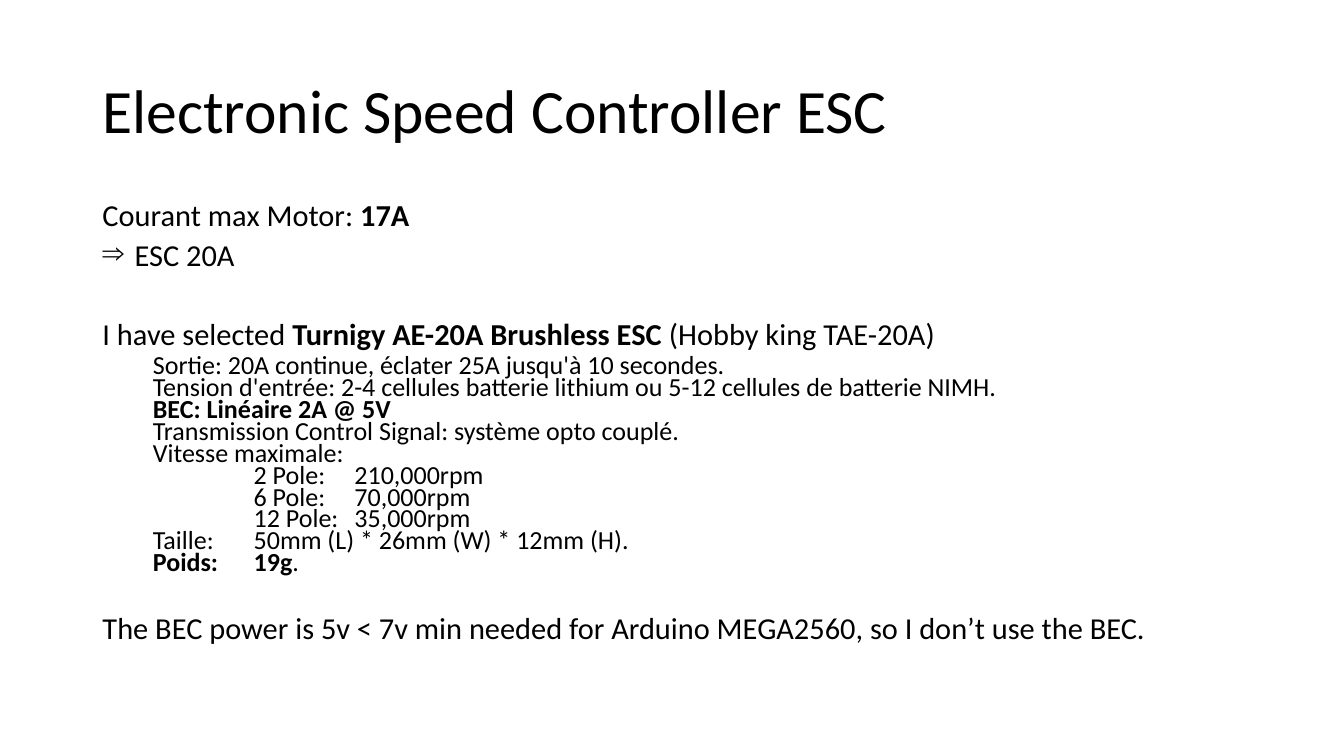
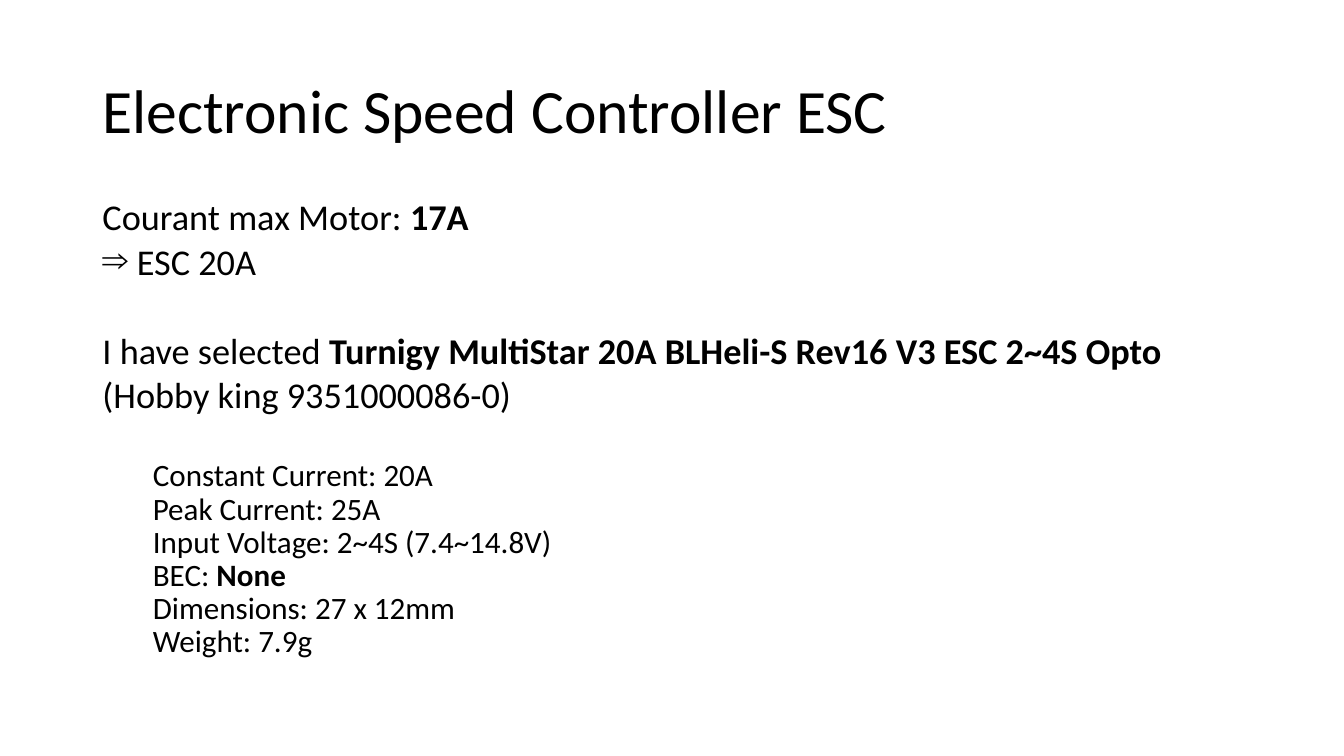
Before and after one commit to RobotEdh/RobotMicroControl, a slide deck: slide 15 of libraries/Diagramm Drone.pptx. Drawn at 1344x756 pixels with LibreOffice and Linux fonts; fonts in the diff are those of the drawing. Boxes give left, top, right and bottom in pixels: in the first picture for what was removed or moved away, otherwise in the second. Text is boxed around its words. In the diff, an @@ line names an element or a change of style, - is before the commit and + after.

```diff
--- a/libraries/Diagramm Drone.pptx
+++ b/libraries/Diagramm Drone.pptx
@@ text at [102,206,469,276]: size 21.7 to 25.9 pt in "Courant max Motor: 17A", "ESC 20A" @@
@@ text at [102,338,1162,658]: text changed; size 18.6 to 22.2 pt @@
-I have selected Turnigy AE-20A Brushless ESC (Hobby king TAE-20A)
-  Sortie: 20A continue, éclater 25A jusqu'à 10 secondes.
-  Tension d'entrée: 2-4 cellules batterie lithium ou 5-12 cellules de batterie NIMH.
-  BEC: Linéaire 2A @ 5V
-  Transmission Control Signal: système opto couplé.
-  Vitesse maximale:
-  2 Pole: 210,000rpm
-  6 Pole: 70,000rpm
-  12 Pole: 35,000rpm
-  Taille: 50mm (L) * 26mm (W) * 12mm (H).
-  Poids: 19g.
-The BEC power is 5v < 7v min needed for Arduino MEGA2560, so I don’t use the BEC.
+I have selected Turnigy MultiStar 20A BLHeli-S Rev16 V3 ESC 2~4S Opto
+(Hobby king 9351000086-0)
+  Constant Current: 20A
+  Peak Current: 25A
+  Input Voltage: 2~4S (7.4~14.8V)
+  BEC: None
+  Dimensions: 27 x 12mm
+  Weight: 7.9g
```
Also in this commit, not shown: 3 other slides changed, 1 slide added, 1 slide removed, 1 other file.
